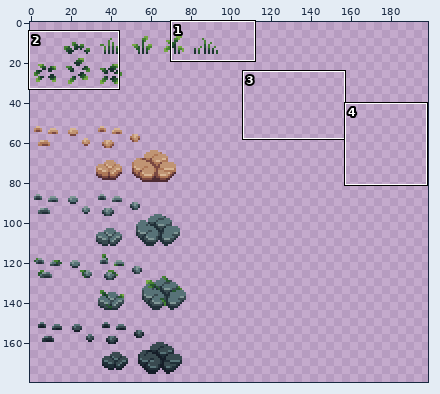
One commit to this pixel-art file: Textures/Environment/Foliage.aseprite. The first picture is a wide view before the edit; the outline marks the close-up.
Close-up. First the earlier version:
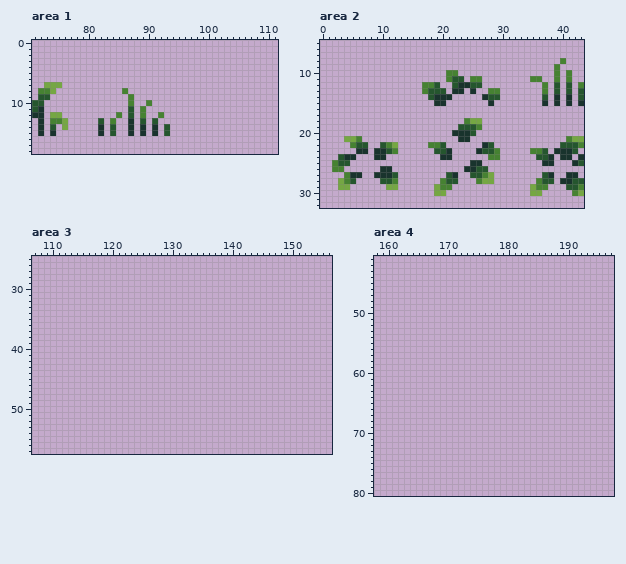
256x256 pixels, 1 frame. Shown: area 1: x 71..111, y 0..18; area 2: x 0..43, y 5..32; area 3: x 107..156, y 25..57; area 4: x 158..197, y 41..80. The wide view leaves out empty margins. The commit also changed other parts of the picture, which this record leaves out.
And afterwards:
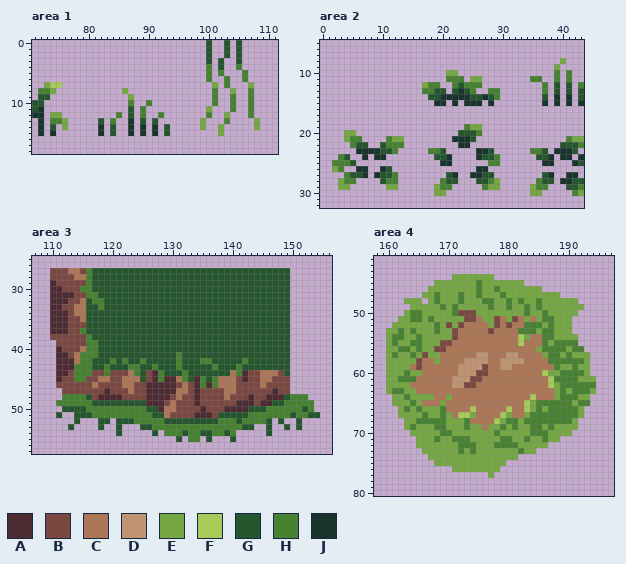
Palette (. is transparent): A #4d2b32  B #7a4841  C #ad7757  D #c09473  E #75a743  F #a8ca58  G #25562e  H #468232  J #19332d
Diff:
Changed rows in their new state; - is an unchanged pixel.
Area 1:
first column x 74:
 0 --------------------------G--G-G---
 1 --------------------------G--G-G---
 2 --------------------------G--G-G---
 3 --------------------------G-G--G---
 4 --------------------------H-G--H---
 5 --------------------------H-H---H--
 6 --------------------------H--H--H--
 7 FF-------------------------E-H---E-
 8 ------------E--------------H--E--H-
 9 -------------E-------------H--H--H-
10 ---------------------------H--H--H-
11 --------------------------E---H--H-
12 --------------------------H--E---H-
13 -------------------------E---H----E
14 -------------------------E--E-----E
15 ----------------------------E------
Area 2:
first column x 2:
 8 --------------------------------------E
 9 -------------------------------------E-
10 -------------------EE------------------
11 --------------------HH-EE--------------
12 ---------------E-H--HGHHH--------------
13 ----------------H---G-GH---------------
14 -----------------G--JJJGG--H-----------
15 --------------------J-JJJ--------------
18 ----------------------...--------------
19 ---------------------.HEE--------------
20 --EE----------------.GG-H--------------
21 ---H-----HEE--------J--G---------------
22 ----------HH----...--JJ--..------------
23 ------J-G-------HH-.-----J-.-----------
24 -HG.-J-----------GG-----JGG------------
25 -HHG--------------JJ---..-HH-----------
26 E---JJ---G------------..JJ-------------
27 ---GGJ--GGH------------JJGG------------
28 ---H-----H--------------GGHE-----------
29 -------------------------HEE-----------
Area 3:
first column x 110:
27 BBBCCBHGGGGGGGGGGGGGGGGGGGGGGGGGGGGGGGGG-----
28 BBBBCCHGGGGGGGGGGGGGGGGGGGGGGGGGGGGGGGGG-----
29 ABBBBBHGGGGGGGGGGGGGGGGGGGGGGGGGGGGGGGGG-----
30 AABBBHHGGGGGGGGGGGGGGGGGGGGGGGGGGGGGGGGG-----
31 AAAABBHHGGGGGGGGGGGGGGGGGGGGGGGGGGGGGGGG-----
32 AAABBCGHHGGGGGGGGGGGGGGGGGGGGGGGGGGGGGGG-----
33 AABBCCGGHGGGGGGGGGGGGGGGGGGGGGGGGGGGGGGG-----
34 AAABCCGGGGGGGGGGGGGGGGGGGGGGGGGGGGGGGGGG-----
35 AAABBCGGGGGGGGGGGGGGGGGGGGGGGGGGGGGGGGGG-----
36 AAABBBGGGGGGGGGGGGGGGGGGGGGGGGGGGGGGGGGG-----
37 AAABBHGGGGGGGGGGGGGGGGGGGGGGGGGGGGGGGGGG-----
38 BBBBBBHGGGGGGGGGGGGGGGGGGGGGGGGGGGGGGGGG-----
39 -BBBBBHHGGGGGGGGGGGGGGGGGGGGGGGGGGGGGGGG-----
40 -ABBBCHHGGGGGGGGGGGGGGGGGGGGGGGGGGGGGGGG-----
41 -AABCHHHGGGGGGGGGGGGGHGGGGGGGGGGGGGGGGGG-----
42 -AAACHHGGGHGHGGHGGGGGHGGGHHGGGGGHGGGGGGG-----
43 -AAAHHHGGHGGGHHGGHGGGHGGGGGHGGGHGGGGGGGG-----
44 -AABHHHBBHBBBCHGBAHGGGHGGGGGGGCHABBCCCBG-----
45 -ABBHHBBCCBBCCCGBAHAACHGAHGHCCCBABBCCBBB-----
46 -BBBBBBCBBBBCCBBAAAAABCBAHAHCCCBBBBCBBBB-----
47 --BBBBBBBABBBCBBAAAAACCBABBBBCCBBBBBBABB-----
48 --HHHHGBAAAABBBBAAAABCBBABBBBCBBBABBAAAGHHH--
49 -HHHHHHGGGGGGGGGAAABCBBBABBBBBBAAABAAGGHHHHH-
50 --GGGGHHHHHHHHHHGGACCBBBBABBBAAAAGGGHHHHHHGH-
51 -G--GGGHHHHHHHHHHGGCBBBBAAABGGGGGHHHHHHHGHHGG
52 ----G---GG-GGGHHHHHGGGGGGGGGHHHGHHHHG-G--G---
53 ---G----G--G---GGHHHHHHHHHHHHHHHGG--G--G-G---
54 -----------G-----G-HHHGHHGGHHGH-----G--------
55 ---------------------G-HH-G---G--------------
Area 4:
first column x 160:
44 -----------EEEEEEE-----------------
45 --------EEEEEEEHEEEEEEE------------
46 -------EEEEEEEEHEEHEEEEEEE---------
47 ------EEHEEEHEEHEEEHEEEEEEEEE------
48 ---EEE-EHEEEHEEEHHEEHEHEEHEEEEEE---
49 ----EEEEEHEHEEEEEHEEHEEHEHEEEEEEE--
50 ---EHHEEEEEHBBBEEEEEEEEHEEHEEEEE---
51 --EEHHEHEEEEEBBCEEBCEBCECEHHEEE----
52 -EEEEEEEHEBEBCCCCEBCBCCHHHEHEEE----
53 EEHEHEEEHEEBCCCCCBCCCCHHHEHHEEE----
54 EHHEEHEEEEEBCCCCCCCCCCFECCHHEEEE---
55 EHEEHHEEEBBCCCCCCCCCCCFCCCHEHHHH---
56 EEHHEHEEBBCCCCCCCCCCCCCCCEHHHHEHH--
57 EHEEHEBEECCCCCCDDCCCDDCCCCEHHEHEEE-
58 EEEEEBCCECCCCDDDDCCDDDDCCCCHHHHHHE-
59 EEEECBCCCCCCDDDDBCCDDCCCCCCCHEEHEE-
60 EEEHEECCCCCCDDDBBCCCCCCCCCFEEHHHHE-
61 EEHHHCCCCCCDDDBBCCCCCCCCCCCFHHHHEEE
62 EEEECCCCCCCDDBBCCCCCCCCCCCCFEHHHHHH
63 EHHEECCCCCCCCCCCCCCCCCCCCCCCEHEHHHE
64 -EEHEEEECCECCCCCCCCCCCCCFCCCEHHHEE-
65 -EEEHECCCECCCCCCCCCCCCCFEHHHHHHEHH-
66 --EHEHEEEHCCCCFCCCCCFCCFEHEHHHHHE--
67 --EEEEHEEHECFFECCCCFECCEHHHHHHHHE--
68 ---EEHHHHHEEEHCCCCFEHHEHHHHHHHHE---
69 ---EHEEEHHEEEHEECEEHEHEEHHEHEEEE---
70 ----EEEEEHHEEEEEEEHEEEEEHHHEEEE----
71 -----EEEHEEHHHEEEEEHHEEHEEHEE------
72 -----EEEEEEEHHHEEEHHHHEEEEE--------
73 ------EEEEEEHEHEEEEEEEHEE----------
74 -------EEEEEEEEEEEEEEE-------------
75 --------EEEEEEEEEEEE---------------
76 -----------EEEEEEEE----------------
77 -----------------E-----------------
Pixel boxes of the changes (left, top, right, bottom) in both close-ups:
added: (200, 40, 260, 136)
changed: (50, 82, 62, 88)
changed: (122, 88, 134, 100)
changed: (554, 58, 566, 70)
changed: (422, 70, 500, 190)
changed: (332, 130, 404, 184)
added: (50, 268, 320, 442)
added: (386, 274, 596, 478)
